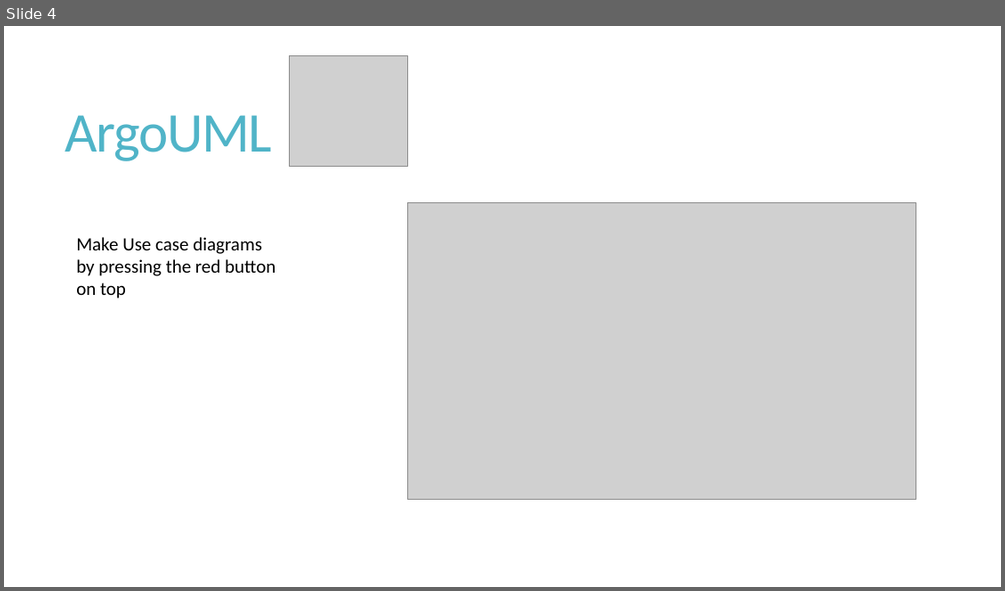
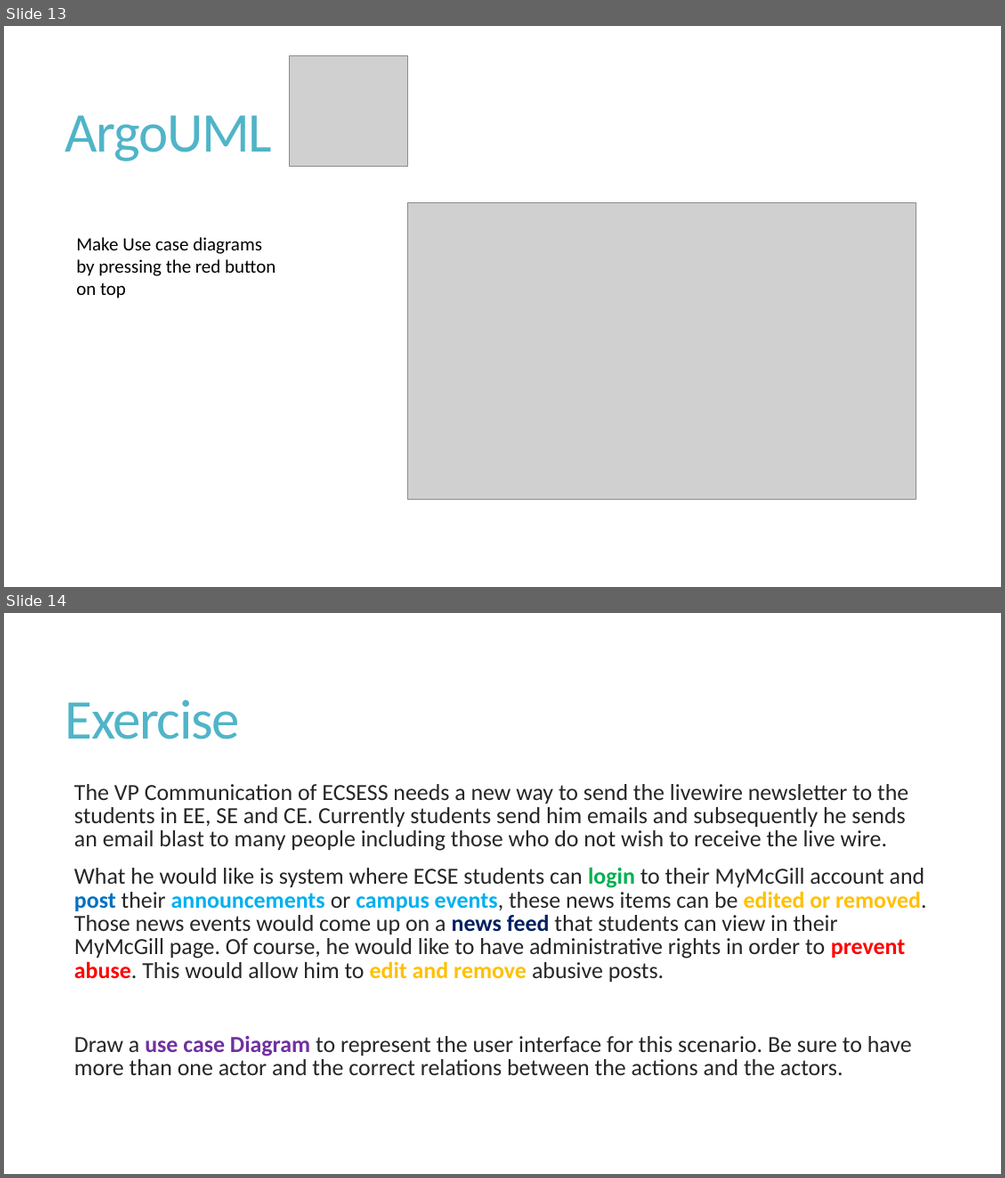
Before and after one commit to shabbir-hussain/ecse321tutW15, a slide deck: 04-RequirementsCont.pptx. Shown one above the other, each under a label of ours: slide 4 before the commit, slides 13 and 14 after it. The pictures are 1005x591 and 1005x1178 pixels, drawn with LibreOffice and Linux fonts; fonts in the diff are those of the drawing; grey boxes stand for pictures. Boxes give left, top, right and bottom in pixels: in the first picture for what was removed or moved away, otherwise in the second. Text is boxed around its words. In the diff, an @@ line names an element or a change of style, - is before the commit and + after.

```diff
--- a/04-RequirementsCont.pptx
+++ b/04-RequirementsCont.pptx
@@ slide 14 added at (4, 613, 1001, 1174), background #FFFFFF @@
@@ title added at (65, 699, 240, 739), 54 pt, text #50B4C8 @@
+Exercise
@@ text added at (74, 784, 926, 1075), 22.2 pt, text #262626 @@
+  The VP Communication of ECSESS needs a new way to send the livewire newsletter to the students in EE, SE and CE. Currently students send him emails and subsequently he sends an email blast to many people including those who do not wish to receive the live wire.
+  What he would like is system where ECSE students can login to their MyMcGill account and post their announcements or campus events, these news items can be edited or removed. Those news events would come up on a news feed that students can view in their MyMcGill page. Of course, he would like to have administrative rights in order to prevent abuse. This would allow him to edit and remove abusive posts.
+  Draw a use case Diagram to represent the user interface for this scenario. Be sure to have more than one actor and the correct relations between the actions and the actors.
@@ what was slide 4 is now slide 13 @@
```
Also in this commit, not shown: 4 slides changed, 15 other slides added.
